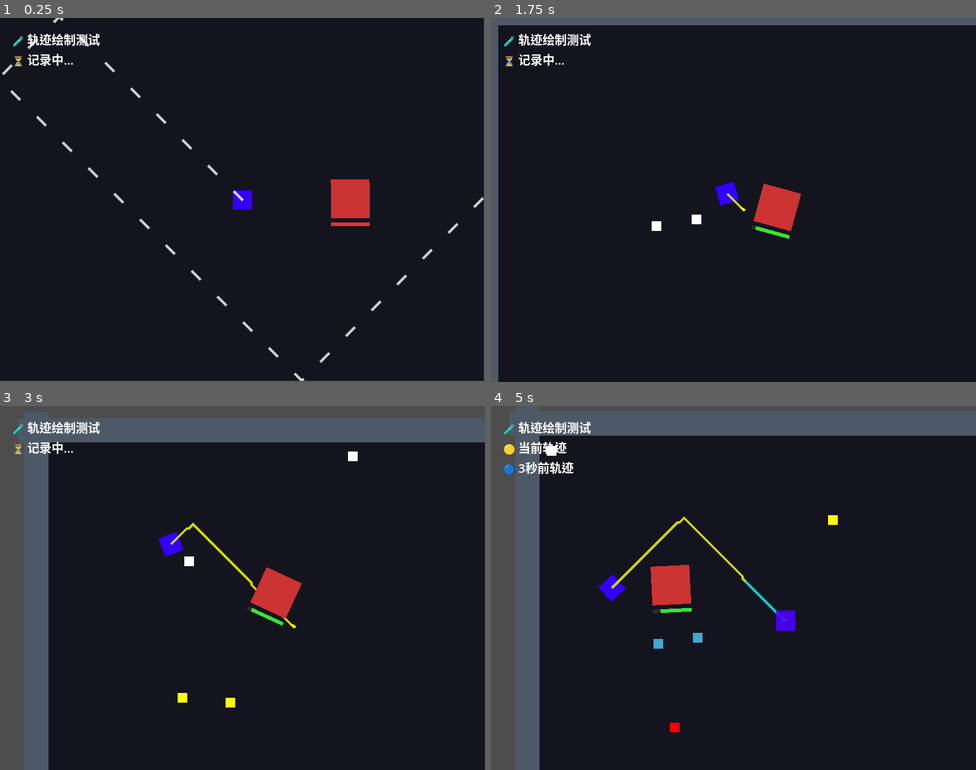
Above: before the commit, frames 1-4 (two rows, left to right).
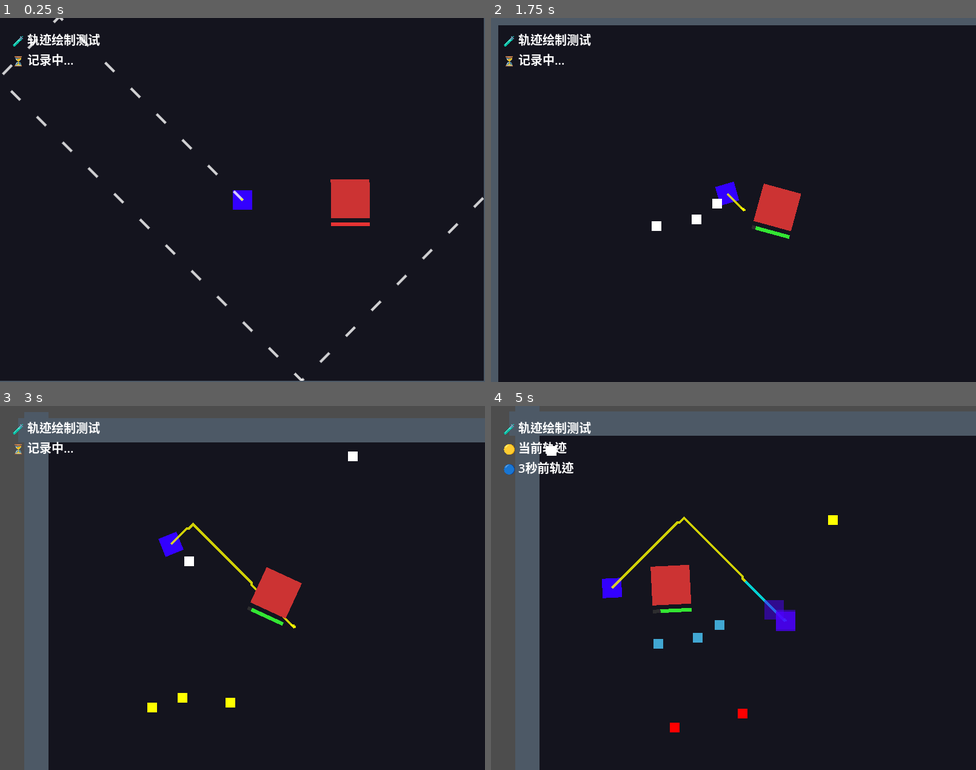
Above: after the commit, the same moments.

Repository: sdotyxz/temporal-echo
Game: Godot game, scene res://scenes/game.tscn
Two runs of this game, one before a commit and one after it. Both use one fixed random seed, a clock stepped at 60 frames per second and the inputs below.
Inputs (mouse positions are in pixels of both pictures, inside the frame that each line leads up to):
- Up to frame 1 (0.25 s): no input
- Up to frame 2 (1.75 s): move the mouse to (840, 181) at 0.52 s; hold D (move_right) 0.53-1.28 s; right-click (840, 181) at 0.6 s; click (840, 181) at 0.8 s; move the mouse to (636, 218) at 1.27 s; hold S (move_down) from 1.28 s (still down); click (636, 218) at 1.35 s; right-click (636, 218) at 1.55 s
- Up to frame 3 (3 s): move the mouse to (291, 507) at 2.02 s; release S (move_down) at 2.03 s; hold D (move_right) 2.03-2.78 s; right-click (291, 507) at 2.1 s; click (291, 507) at 2.3 s; move the mouse to (218, 660) at 2.77 s; hold W (move_up) from 2.78 s (still down); click (218, 660) at 2.85 s
- Up to frame 4 (5 s): right-click (709, 660) at 3.05 s; move the mouse to (879, 642) at 3.52 s; release W (move_up) at 3.53 s; hold A (move_left) from 3.53 s (still down); right-click (879, 642) at 3.6 s; click (879, 642) at 3.8 s; move the mouse to (588, 533) at 4.27 s; click (588, 533) at 4.35 s; right-click (588, 533) at 4.55 s

The runs differ from the first frame. In frame 2, less than 0.1% of the frame differs, in the area x 45-48%, y 49-53%; in frame 3, less than 0.1%; in frame 4, 0.4%, in the area x 22-61%, y 46-86%.

Commit message:
feat: AI double hit attack - aim at boss and rapid fire
- AI now aims directly at Boss position
- Rapid fire with 0.08s interval for double hits
- Successfully deals 3 damage per attack (1+2)

Diff:
--- a/src/ai_echo_test.gd
+++ b/src/ai_echo_test.gd
@@ -91,19 +91,14 @@
 	is_aiming = true
 	aim_timer = 0.0
 
-	# 选择瞄准目标
-	var wall_targets = [
-		Vector2(400, 0),    # 上墙
-		Vector2(400, 600),  # 下墙
-		Vector2(0, 300),    # 左墙
-		Vector2(800, 300),  # 右墙
-		Vector2(200, 200),  # 左上区域
-		Vector2(600, 200),  # 右上区域
-		Vector2(200, 400),  # 左下区域
-		Vector2(600, 400),  # 右下区域
-	]
-
-	aim_target = wall_targets[randi() % wall_targets.size()]
+	# 获取Boss位置作为瞄准目标
+	var bosses = get_tree().get_nodes_in_group("boss")
+	if bosses.size() > 0:
+		aim_target = bosses[0].global_position
+		print("🎯 瞄准Boss位置: ", aim_target)
+	else:
+		# 如果没有Boss，使用默认目标
+		aim_target = Vector2(400, 150)
 
 	# 设置玩家瞄准状态
 	player.is_aiming = true
@@ -111,9 +106,20 @@
 
 func _perform_shoot():
 	print("🔫 AI射击!")
+
+	# 第一次射击
 	Input.action_press("fire")
-	await get_tree().create_timer(0.1).timeout
+	await get_tree().create_timer(0.05).timeout
 	Input.action_release("fire")
+
+	# 短暂延迟后第二次射击（尝试双重命中）
+	await get_tree().create_timer(0.08).timeout  # 总共0.08秒间隔，在0.1秒窗口内
+	print("🔫 AI双重射击!")
+	Input.action_press("fire")
+	await get_tree().create_timer(0.05).timeout
+	Input.action_release("fire")
+
+	print("⚡ 双重命中尝试完成")
 
 func _update_ui():
 	var info = get_node_or_null("../UI/TestInfo")
